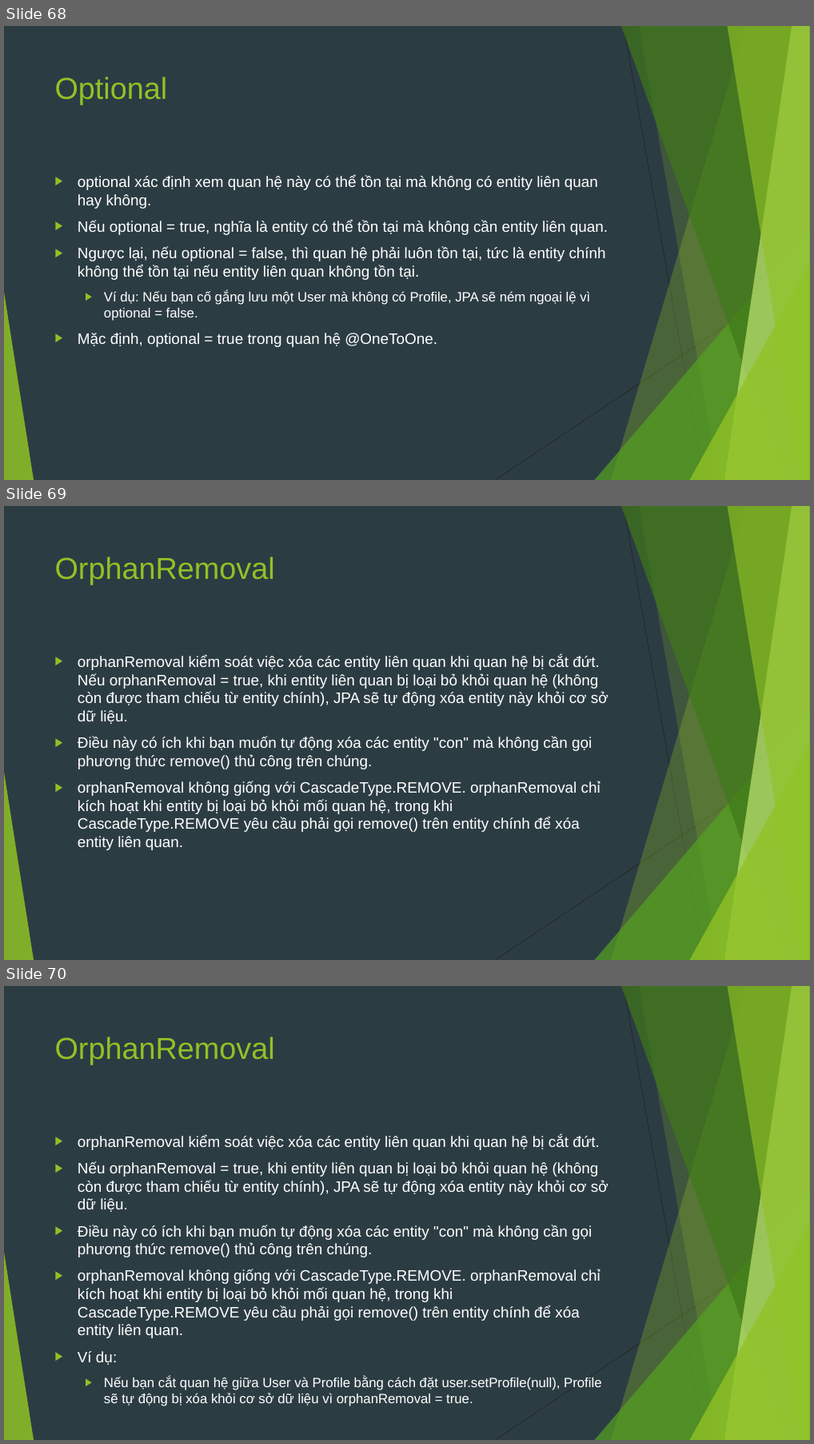
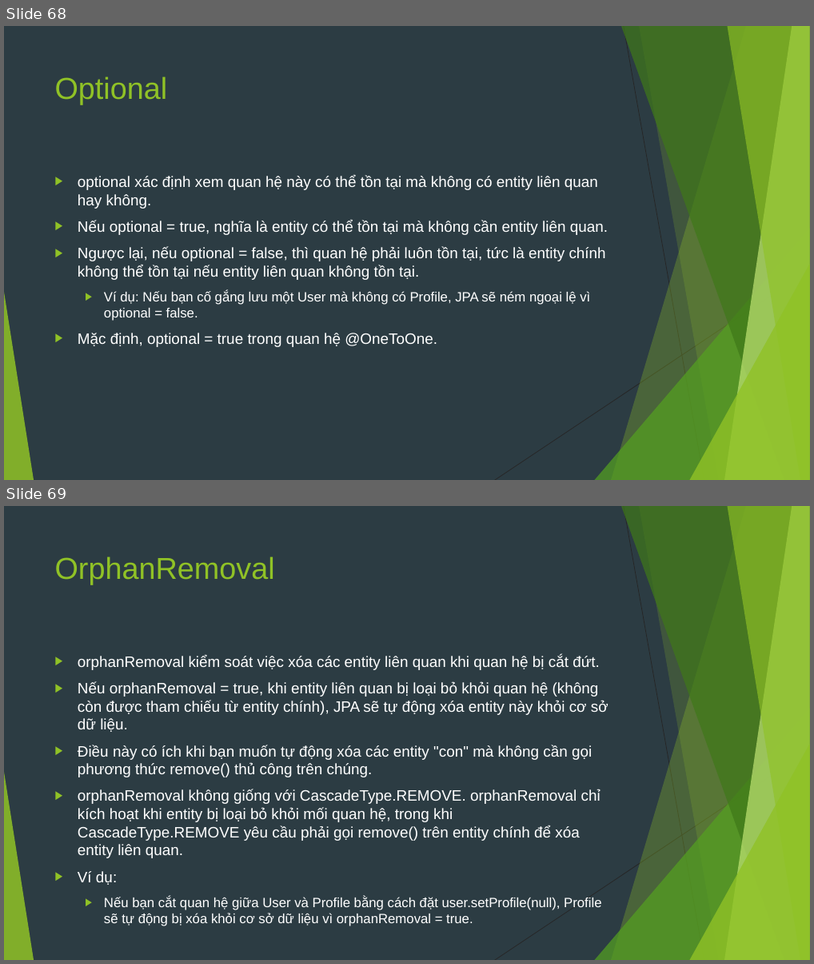
Before and after one commit to sobbingwind/SpringBoot, a slide deck: 07.Spring Data JPA.pptx. Shown one above the other, each under a label of ours: slides 68, 69 and 70 before the commit, slides 68 and 69 after it. The pictures are 814x1444 and 814x964 pixels, drawn with LibreOffice and Linux fonts; fonts in the diff are those of the drawing. Boxes give left, top, right and bottom in pixels: in the first picture for what was removed or moved away, otherwise in the second. Text is boxed around its words. In the diff, an @@ line names an element or a change of style, - is before the commit and + after.

```diff
--- a/07.Spring Data JPA.pptx
+++ b/07.Spring Data JPA.pptx
@@ slide 69 removed at [4,506,810,960], background #2C3C43; not listed: 10 template elements that a slide beside it also shows @@
@@ title removed at [55,556,275,585] @@
-OrphanRemoval
@@ text removed at [78,655,609,850] @@
-▶ orphanRemoval kiểm soát việc xóa các entity liên quan khi quan hệ bị cắt đứt. Nếu orphanRemoval = true, khi entity liên quan bị loại bỏ khỏi quan hệ (không còn được tham chiếu từ entity chính), JPA sẽ tự động xóa entity này khỏi cơ sở dữ liệu.
-▶ Điều này có ích khi bạn muốn tự động xóa các entity "con" mà không cần gọi phương thức remove() thủ công trên chúng.
-▶ orphanRemoval không giống với CascadeType.REMOVE. orphanRemoval chỉ kích hoạt khi entity bị loại bỏ khỏi mối quan hệ, trong khi CascadeType.REMOVE yêu cầu phải gọi remove() trên entity chính để xóa entity liên quan.
@@ what was slide 70 is now slide 69 @@
```
Also in this commit, not shown: 1 slide changed, 1 slide added.
